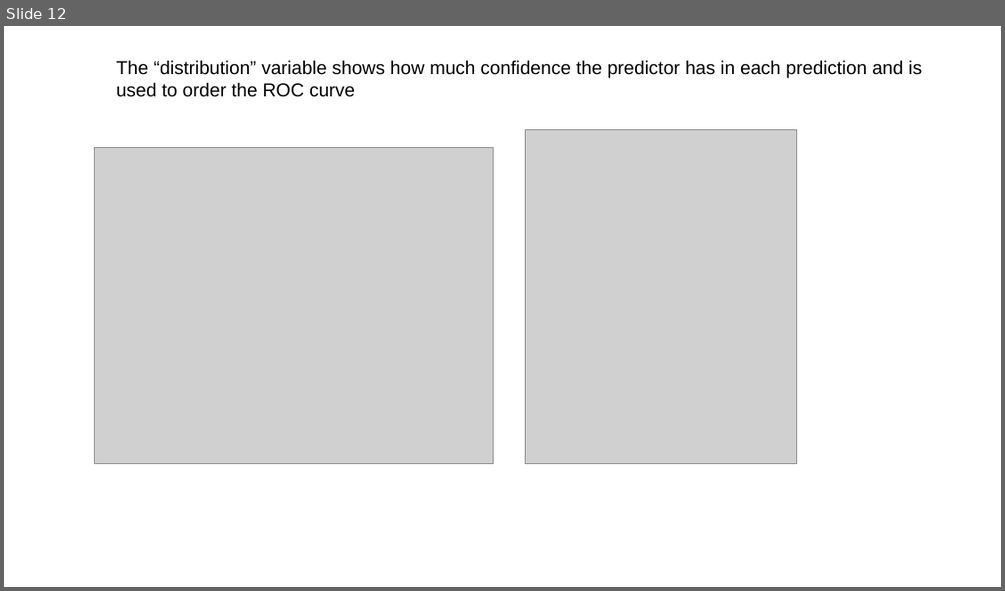
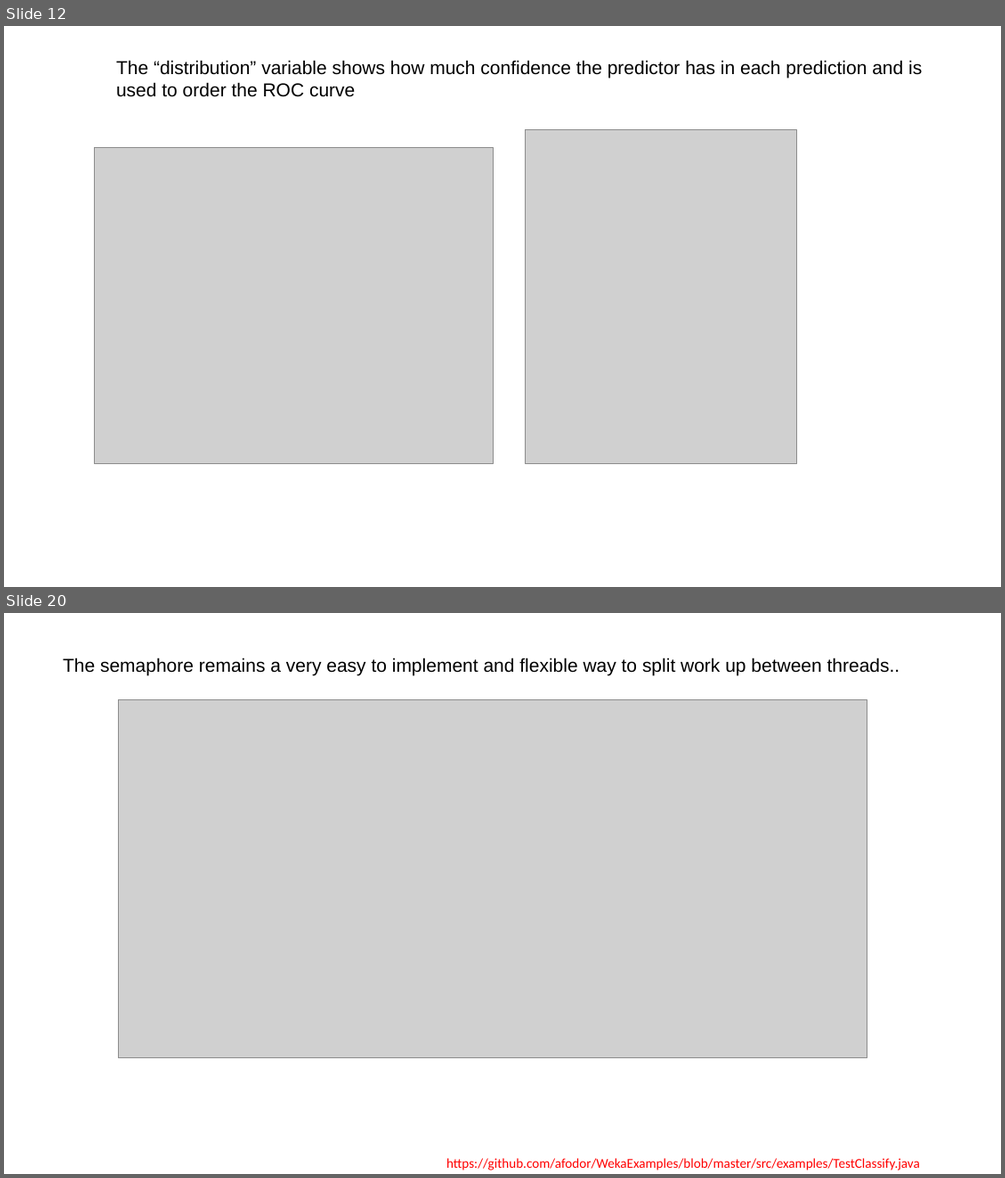
Before and after one commit to afodor/afodor.github.io, a slide deck: classes/prog2016/Prog3-Lecture22.pptx. Shown one above the other, each under a label of ours: slide 12 before the commit, slides 12 and 20 after it; the slides between them are not shown. The pictures are 1005x591 and 1005x1178 pixels, drawn with LibreOffice and Linux fonts; fonts in the diff are those of the drawing; grey boxes stand for pictures. Boxes give left, top, right and bottom in pixels: in the first picture for what was removed or moved away, otherwise in the second. Text is boxed around its words. In the diff, an @@ line names an element or a change of style, - is before the commit and + after.

```diff
--- a/classes/prog2016/Prog3-Lecture22.pptx
+++ b/classes/prog2016/Prog3-Lecture22.pptx
@@ slide 20 added at (4,613,1001,1174), background #FFFFFF @@
@@ text added at (63,657,900,676), 18 pt, text #000000 @@
+The semaphore remains a very easy to implement and flexible way to split work up between threads..
@@ picture added at (119,699,867,1058) @@
@@ text added at (446,1158,920,1170), 13 pt, text #FF0000 @@
+https://github.com/afodor/WekaExamples/blob/master/src/examples/TestClassify.java
```
Also in this commit, not shown: 5 slides changed, 4 other slides added, 1 slide removed.
